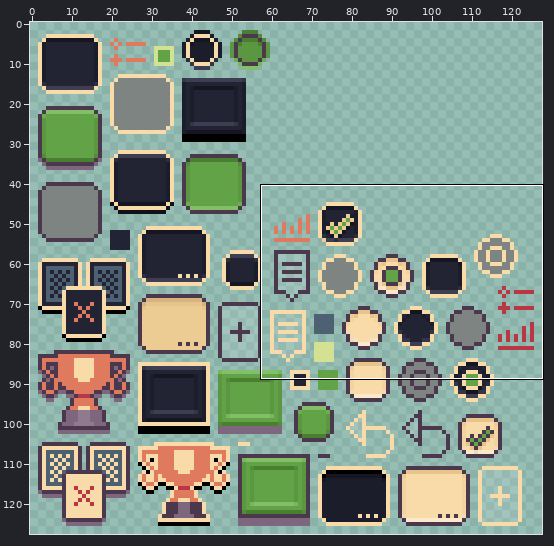
Edited in one commit: sprite sheet (assets/ui/ui2.png). The first picture is a wide view before the edit; the outline marks the close-up.
Close-up. Before:
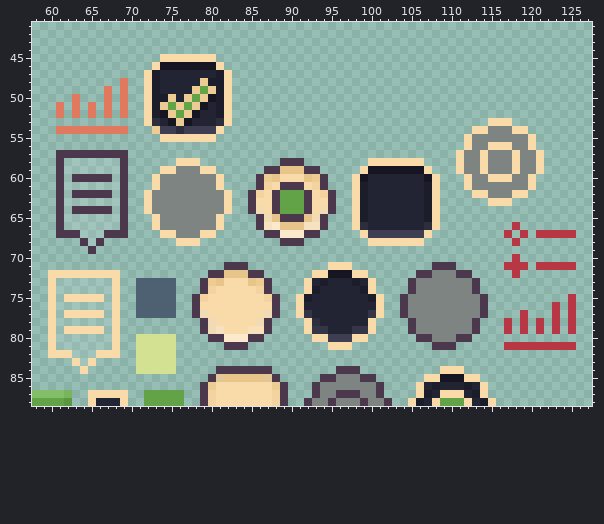
The file is 128x128 pixels. Colours within 5 levels of each other are drawn and written as one. Shown: x 58..127, y 41..88.
After:
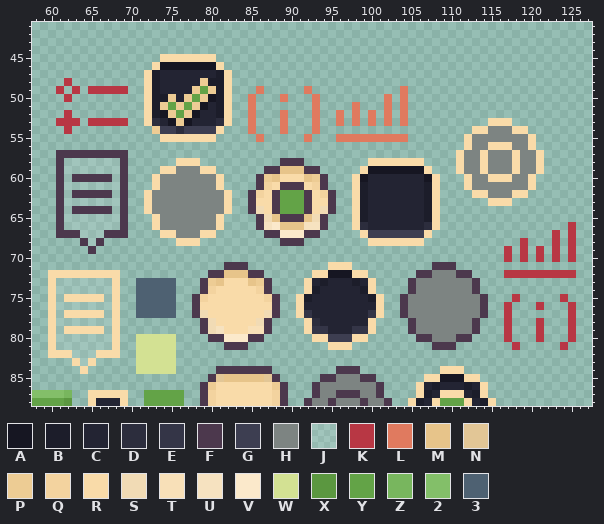
Palette (. is transparent): A #161622  B #1c1d2a  C #232433  D #2c2d3d  E #343547  F #4c384d  G #3d3e51  H #7d8482  J #ffffff1a  K #b83744  L #e07a5f  M #e7c48a  N #e2c696  P #edcc94  Q #f3d39f  R #f9dba9  S #f1dbb5  T #f8e0b8  U #f6e2c0  V #fbe9cb  W #d3e193  X #5b9740  Y #63a347  Z #78b65e  2 #83bf69  3 #4e6172
Diff:
The edit adds colour K in row 48 at x 62; in row 49 at x 61, 63, 65 to 66 and 68; in row 50 at x 62; in row 52 at x 62; in row 53 at x 61 to 63 and 65 to 69; in row 66 at x 125.
The edit adds colour K in row 68 at x 119, 123 and 125; in rows 69 to 70 at x 117, 119, 121, 123 and 125; in row 72 at x 117 and 119 to 125; in row 75 at x 118 and 124; in row 76 at x 117 and 121; in row 77 at x 117.
The edit adds colour K in row 80 at x 117, 121 and 125.
Colour L gives way to colour K in row 49 at x 67 and 69; in row 54 at x 62.
The edit adds colour L in row 49 at x 86, 92 and 104; in row 50 at x 85, 89, 93, 102 and 104; in row 51 at x 85, 93, 98, 102 and 104; in rows 52 to 53 at x 85, 89, 93, 96, 98, 100, 102 and 104; in row 54 at x 85, 89 and 93; in row 55 at x 86, 92 and 96 to 104.
The edit erases colour K in row 66 at x 118; in row 67 at x 117, 119, 121 to 122 and 124; in row 68 at x 118; in row 70 at x 118; in row 71 at x 117 to 119 and 121 to 125; in row 75 at x 125.
The edit erases colour K in row 76 at x 123; in rows 77 to 79 at x 119 and 123; in row 81 at x 117, 119 to 123 and 125.
The edit erases colour L in row 48 at x 69; in row 50 at x 63, 67 and 69; in rows 51 to 52 at x 61, 63, 65, 67 and 69; in row 54 at x 61 and 63 to 69.
